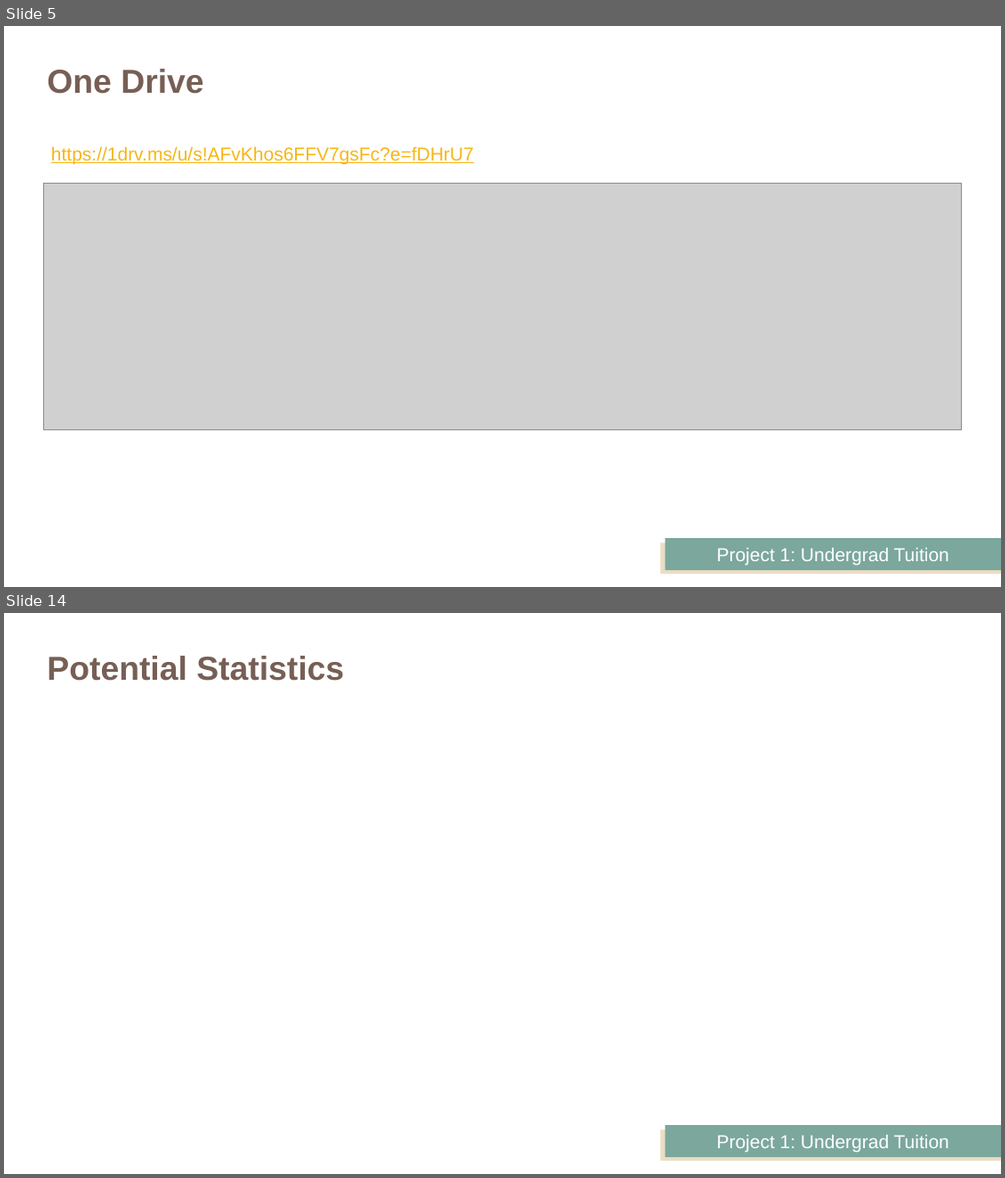
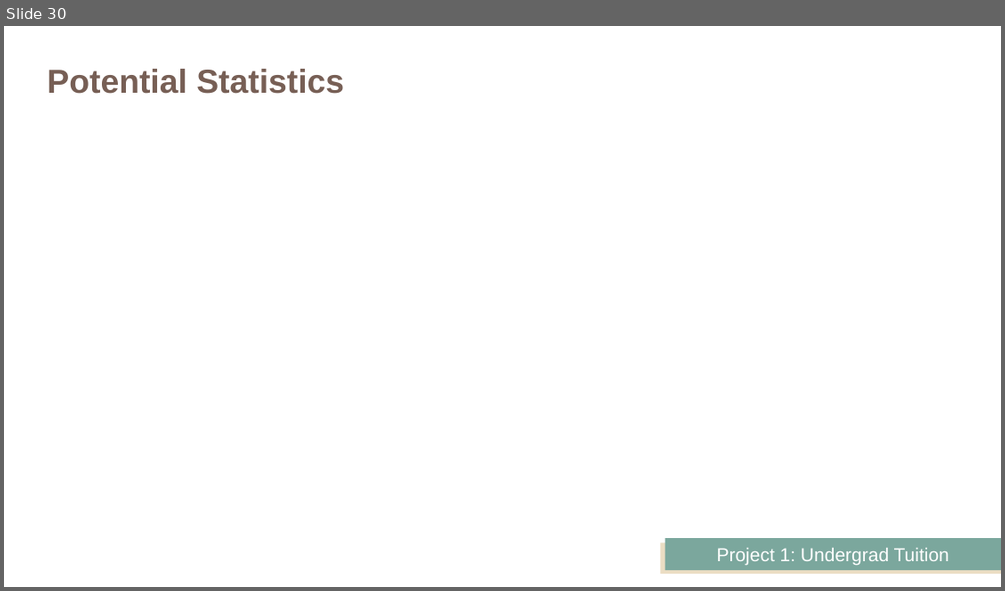
Before and after one commit to JeffPinegar/Proj1_undergraduate, a slide deck: Presentation/Getting Started.pptx. Shown one above the other, each under a label of ours: slides 5 and 14 before the commit, slide 30 after it; the slides between them are not shown. The pictures are 1005x1178 and 1005x591 pixels, drawn with LibreOffice and Linux fonts; fonts in the diff are those of the drawing; grey boxes stand for pictures. Boxes give left, top, right and bottom in pixels: in the first picture for what was removed or moved away, otherwise in the second. Text is boxed around its words. In the diff, an @@ line names an element or a change of style, - is before the commit and + after.

```diff
--- a/Presentation/Getting Started.pptx
+++ b/Presentation/Getting Started.pptx
@@ slide 5 removed at (4, 26, 1001, 587), background #FFFFFF; not listed: 2 template elements that a slide beside it also shows @@
@@ title removed at (47, 69, 203, 94) @@
-One Drive
@@ text removed at (51, 146, 474, 164) @@
-https://1drv.ms/u/s!AFvKhos6FFV7gsFc?e=fDHrU7
@@ picture removed at (44, 183, 961, 429) @@
@@ what was slide 14 is now slide 30 @@
```
Also in this commit, not shown: 2 slides changed, 26 slides added, 9 other slides removed, 7 other files.
